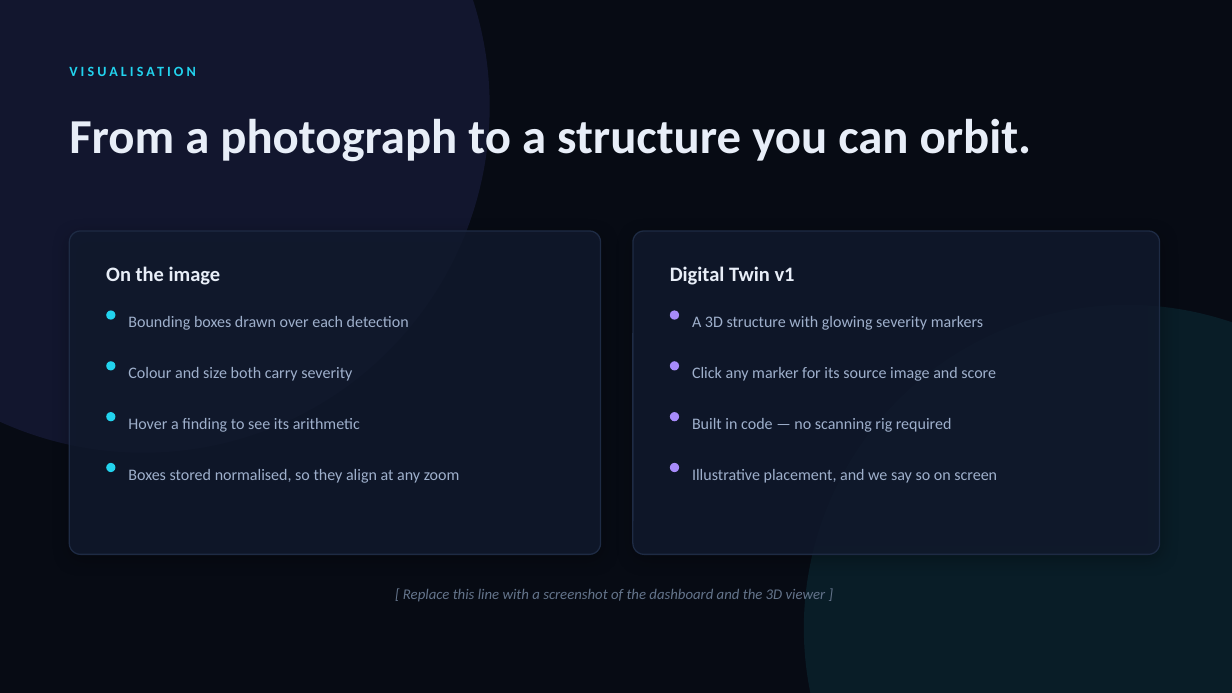
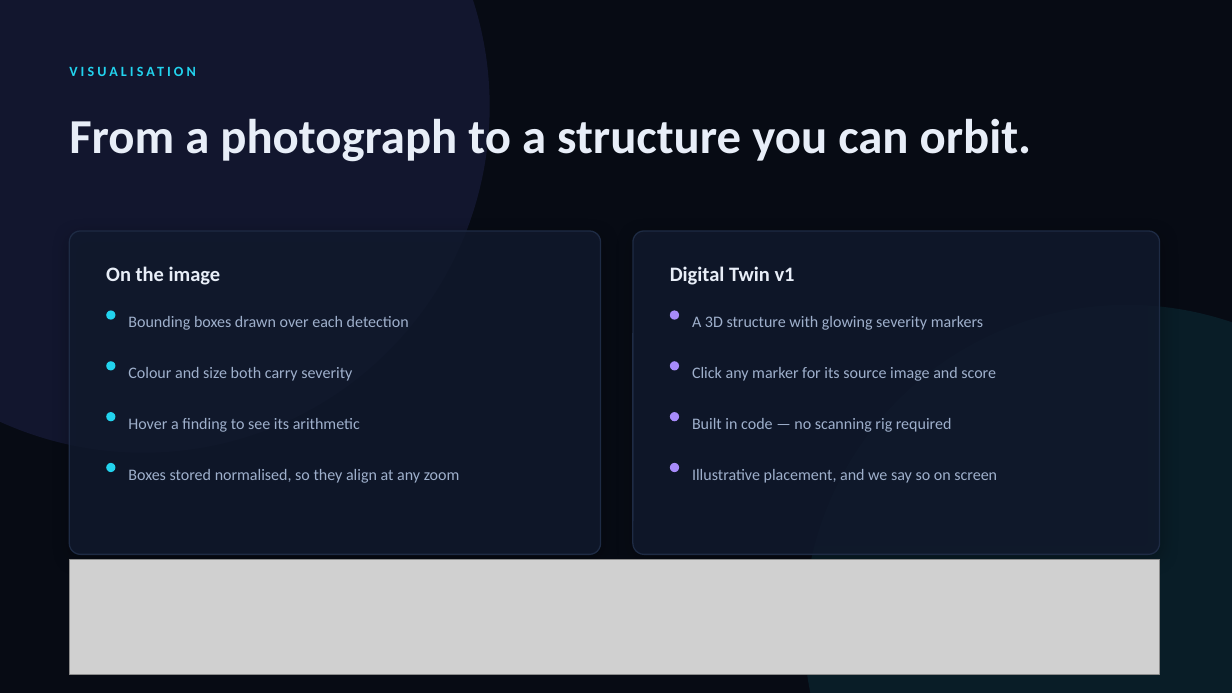
Before and after one commit to drhafiz-ayaan/twinverse-inspect-ai, a slide deck: slide 8 of deliverables/TwinVerse_Inspect_AI_Pitch.pptx. Drawn at 1232x693 pixels with LibreOffice and Linux fonts; fonts in the diff are those of the drawing; grey boxes stand for pictures. Boxes give left, top, right and bottom in pixels: in the first picture for what was removed or moved away, otherwise in the second. Text is boxed around its words. In the diff, an @@ line names an element or a change of style, - is before the commit and + after.

```diff
--- a/deliverables/TwinVerse_Inspect_AI_Pitch.pptx
+++ b/deliverables/TwinVerse_Inspect_AI_Pitch.pptx
@@ picture added at (69, 559, 1160, 675) @@
@@ text removed at (403, 589, 826, 602) @@
-[ Replace this line with a screenshot of the dashboard and the 3D viewer ]
```
Also in this commit, not shown: 2 other slides changed, 4 other files.
